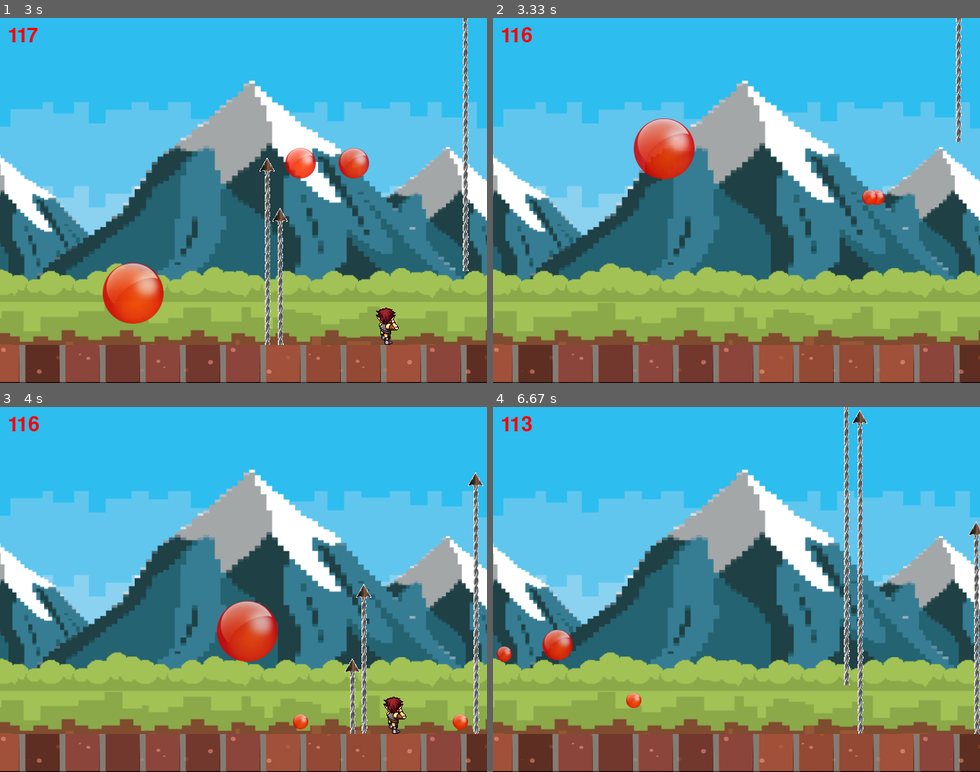
Above: before the commit, frames 1-4 (two rows, left to right).
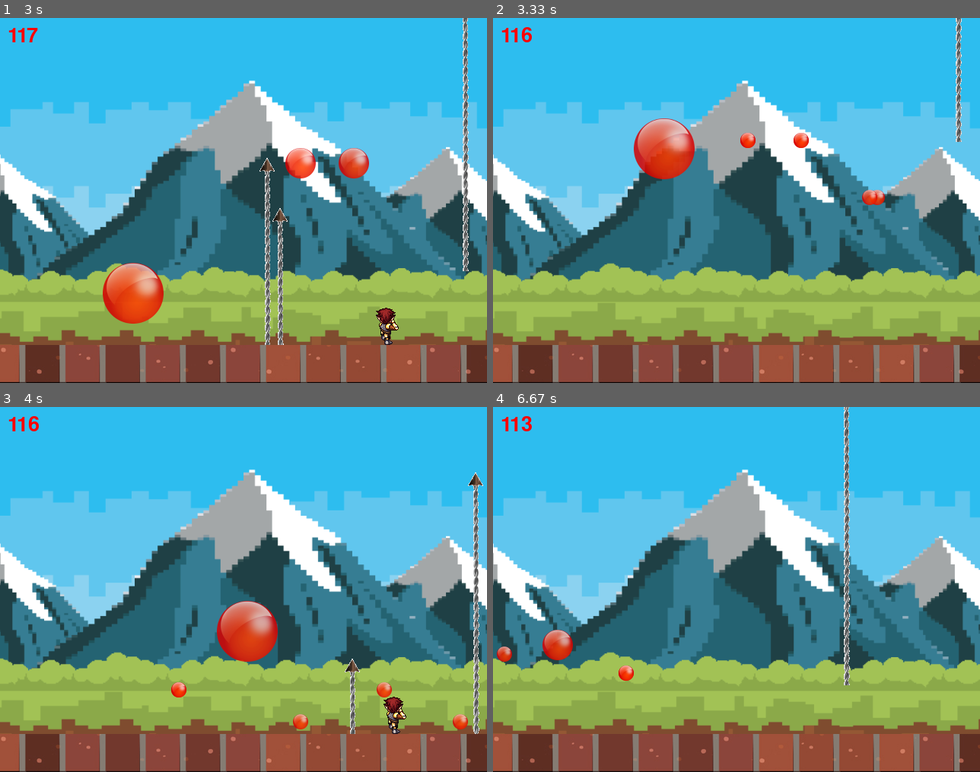
Above: after the commit, the same moments.

Repository: EscFrog/inflearn_python_pygame
Game: pygame game, started from pang_module_ver/main.py
The game is run twice, just before and just after one commit, with the same random seed, the same clock (stepped at 60 frames per second) and the same inputs.
Inputs:
- Up to frame 1 (3 s): tap Space at 0.33, 0.73, 1.03, 1.23, 1.53, 1.73, 2.03, 2.3, 2.6, 2.73 s; hold Right 0.67-1.13 s; hold Right 1.17-1.63 s; hold Left 1.67-2.2 s; hold Left 2.23-2.63 s; hold Right from 2.67 s (still down)
- Up to frame 2 (3.33 s): tap Space at 3.03 s; release Right at 3.3 s
- Up to frame 3 (4 s): hold Left 3.33-3.8 s; tap Space at 3.4, 3.7, 3.9 s; hold Right from 3.83 s (still down)
- Up to frame 4 (6.67 s): tap Space at 4.2, 4.4, 4.7, 4.9, 5.2, 5.47, 5.77, 5.9, 6.2, 6.57 s; release Right at 4.3 s; hold Right 4.33-4.8 s; hold Left 4.83-5.37 s; hold Left 5.4-5.8 s; hold Right 5.83-6.47 s; hold Left from 6.5 s (still down)

Frame 1 is identical in both runs. In frame 2, 0.2% of the frame differs, in the area x 50-65%, y 31-36%; in frame 3, 0.6%; in frame 4, 1.7%, in the area x 25-100%, y 0-90%.

Commit message:
하나의 화살이 분열되는 공 여러개를 없애는 버그 수정

Diff:
--- a/pang_module_ver/main.py
+++ b/pang_module_ver/main.py
@@ -62,8 +62,9 @@
         for ball_index, ball_instance in enumerate(balls):
             if ball_instance.rect.colliderect(weapon_instance.rect):
                 # 충돌한 인스턴스들 삭제 가능으로 표시
-                weapon_instance.deletable = True
-                ball_instance.deletable = True
+                if not weapon_instance.deletable:
+                    weapon_instance.deletable = True
+                    ball_instance.deletable = True
 
                  # 다음에 소환할 공이 있으면 다음 단계 공 생성
                 if ball_instance.ball_type + 1 < len(settings.ball_images):
